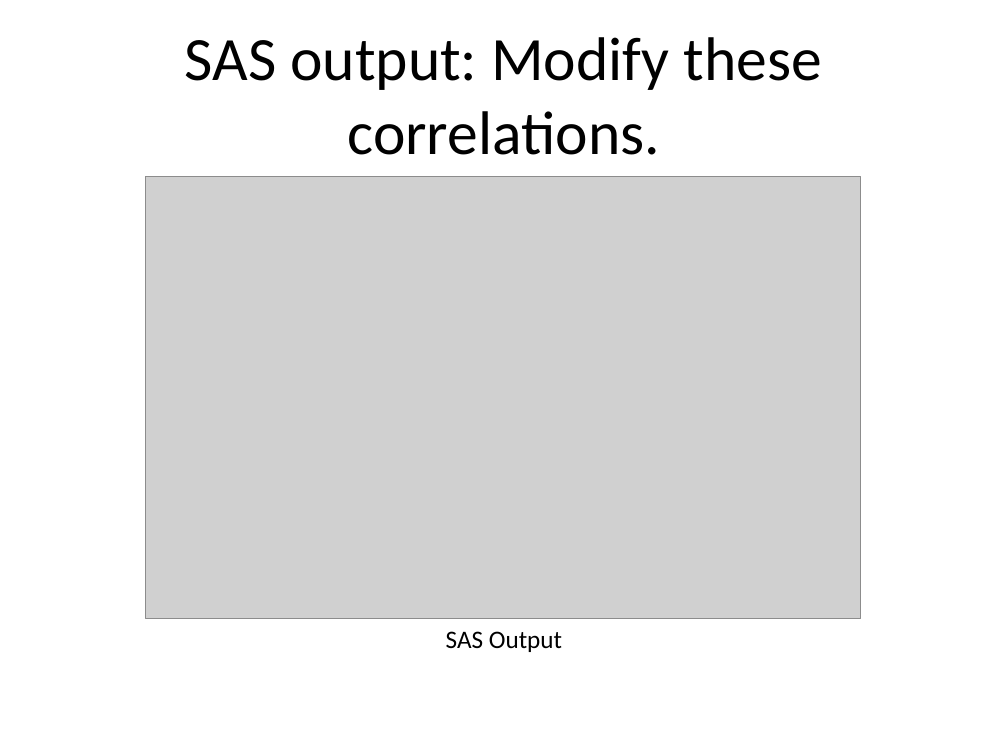
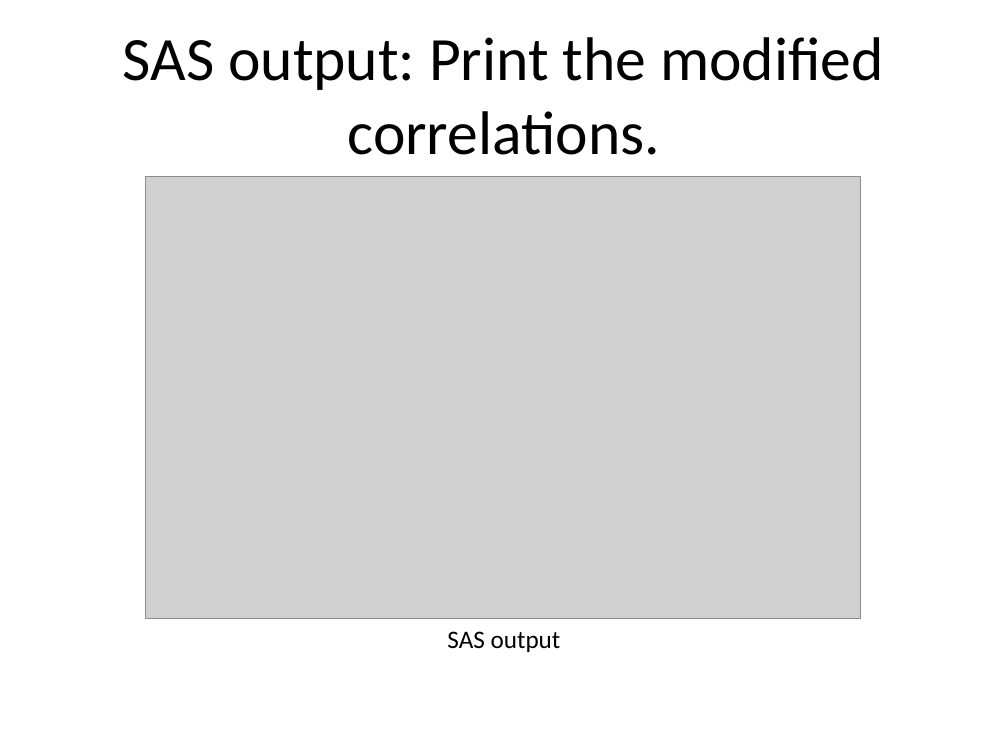
Before and after one commit to pmean/introduction-to-SAS, a slide deck: slide 52 of results/5507-02-simon-slides-and-speaker-notes.pptx (slide 50 before the commit). Drawn at 1008x756 pixels with LibreOffice and Linux fonts; fonts in the diff are those of the drawing; grey boxes stand for pictures. Boxes give left, top, right and bottom in pixels: in the first picture for what was removed or moved away, otherwise in the second. Text is boxed around its words. In the diff, an @@ line names an element or a change of style, - is before the commit and + after.

```diff
--- a/results/5507-02-simon-slides-and-speaker-notes.pptx
+++ b/results/5507-02-simon-slides-and-speaker-notes.pptx
@@ title at (123,37,884,155): text changed @@
-SAS output: Modify these correlations.
+SAS output: Print the modified correlations.
@@ text at (447,631,561,652): text changed @@
-SAS Output
+SAS output
```
Also in this commit, not shown: 38 other slides changed, 3 slides added, 1 slide removed, 4 other files.
